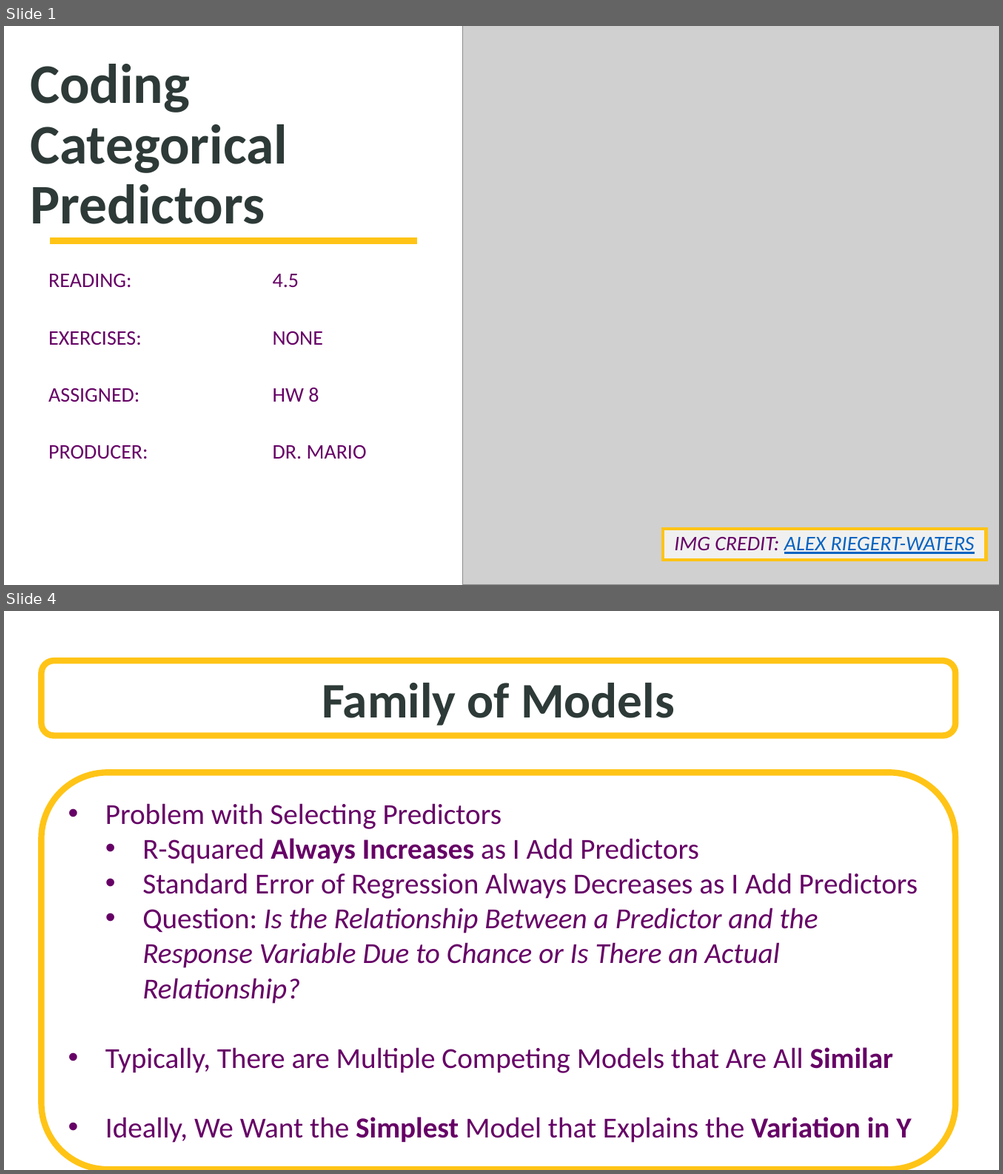
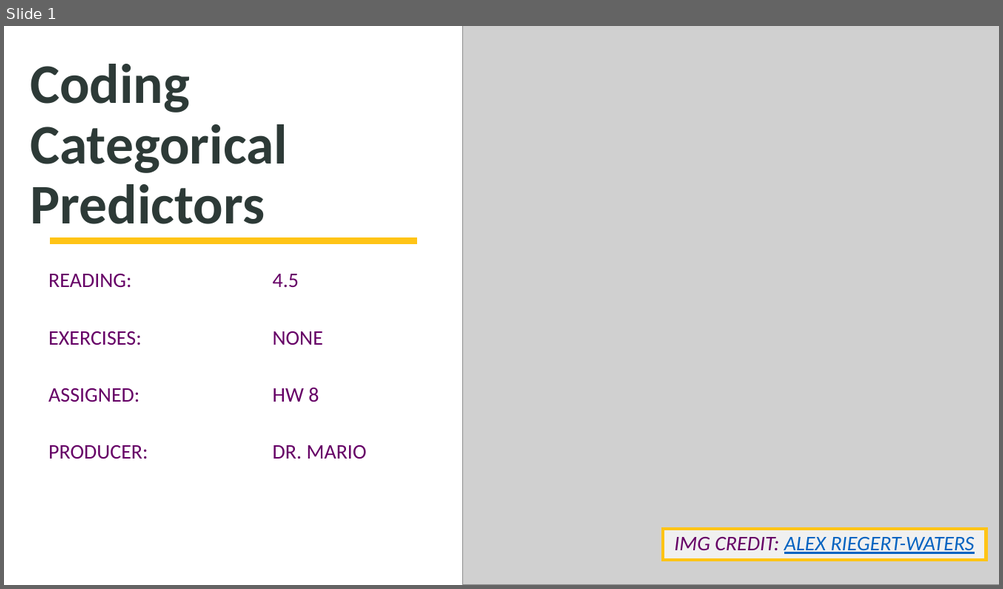
Before and after one commit to SuperMarioGiacomazzo/STOR455_WEBSITE, a slide deck: Lectures/18 - Coding Categorical Predictors.pptx. Shown one above the other, each under a label of ours: slides 1 and 4 before the commit, slide 1 after it; the slides between them are not shown. The pictures are 1003x1174 and 1003x589 pixels, drawn with LibreOffice and Linux fonts; fonts in the diff are those of the drawing; grey boxes stand for pictures; background and template pictures are left out. Boxes give left, top, right and bottom in pixels: in the first picture for what was removed or moved away, otherwise in the second. Text is boxed around its words. In the diff, an @@ line names an element or a change of style, - is before the commit and + after.

```diff
--- a/Lectures/18 - Coding Categorical Predictors.pptx
+++ b/Lectures/18 - Coding Categorical Predictors.pptx
@@ slide 4 removed at [4, 611, 999, 1170], background picture (left out) @@
@@ rounded rectangle removed at [41, 661, 956, 736] @@
-Family of Models
@@ rounded rectangle removed at [41, 773, 956, 1170] @@
-• Problem with Selecting Predictors
-  • R-Squared Always Increases as I Add Predictors
-  • Standard Error of Regression Always Decreases as I Add Predictors
-  • Question: Is the Relationship Between a Predictor and the Response Variable Due to Chance or Is There an Actual Relationship?
-• Typically, There are Multiple Competing Models that Are All Similar
-• Ideally, We Want the Simplest Model that Explains the Variation in Y
```
Also in this commit, not shown: 4 slides added, 13 other slides removed, 18 other files.
